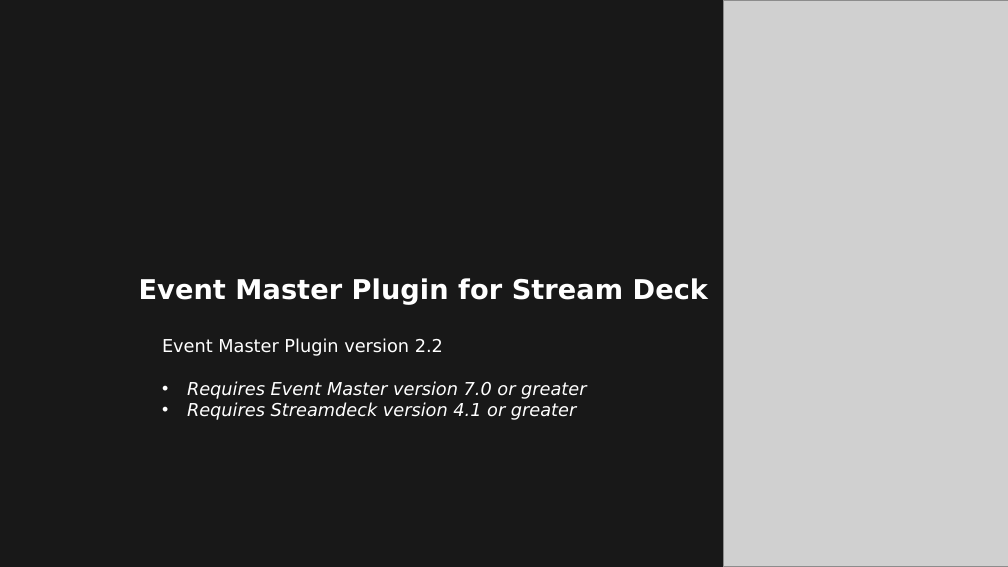
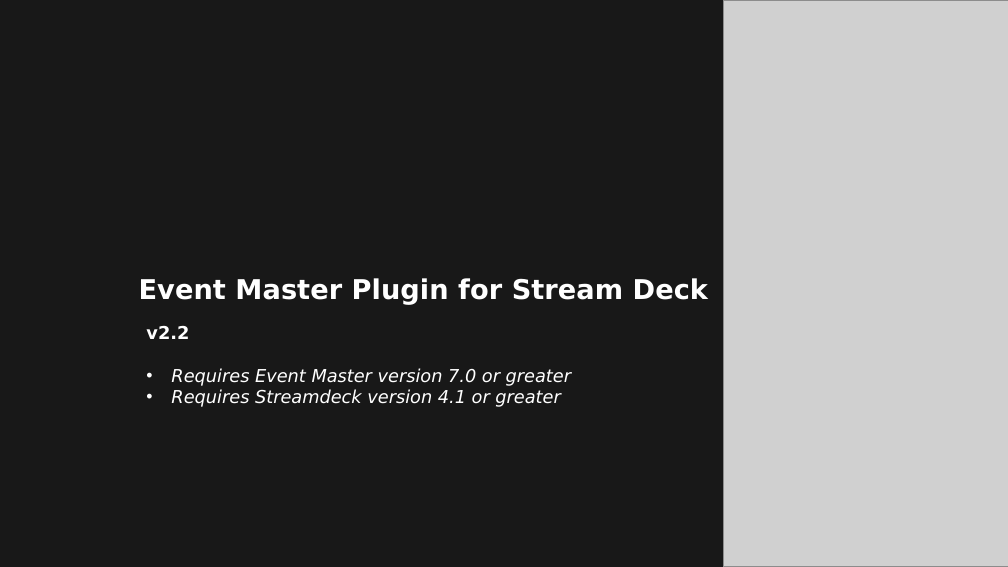
Before and after one commit to robbie78669/streamdeck-eventmaster, a slide deck: slide 1 of Stream Deck for Event Master v2.1.pptx. Drawn at 1008x567 pixels with LibreOffice and Linux fonts; fonts in the diff are those of the drawing; grey boxes stand for pictures; background and template pictures are left out. Boxes give left, top, right and bottom in pixels: in the first picture for what was removed or moved away, otherwise in the second. Text is boxed around its words. In the diff, an @@ line names an element or a change of style, - is before the commit and + after.

```diff
--- a/Stream Deck for Event Master v2.1.pptx
+++ b/Stream Deck for Event Master v2.1.pptx
@@ text "v2.2": place and size @@
-text "v2.2" at (162,338,586,420)
+text "v2.2" at (146,326,571,407)
@@ text at (146,326,189,339): text changed; bold on @@
-Event Master Plugin version 2.2
+v2.2
```
Also in this commit, not shown: 6 other slides changed, 3 other files.
